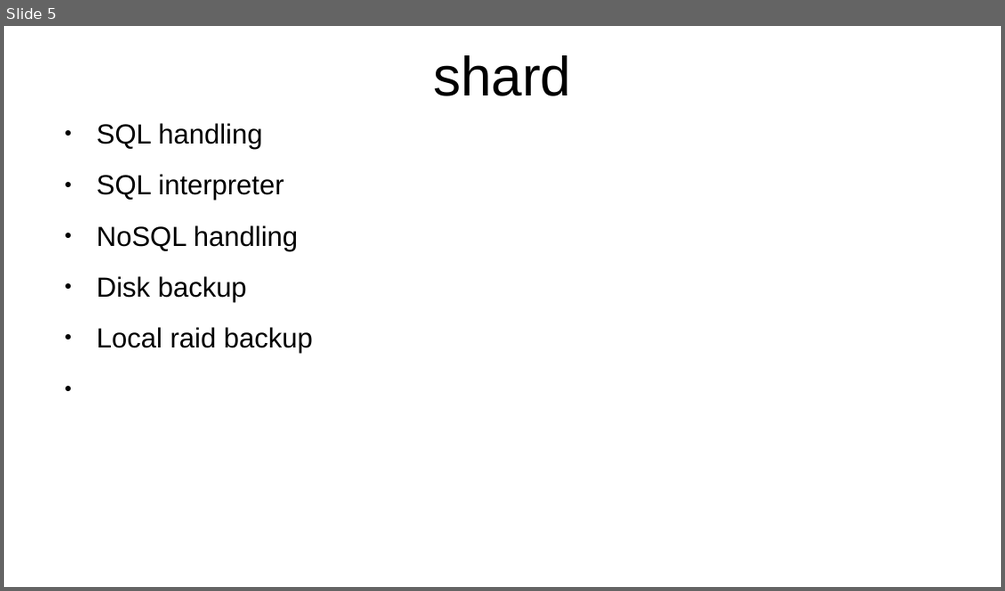
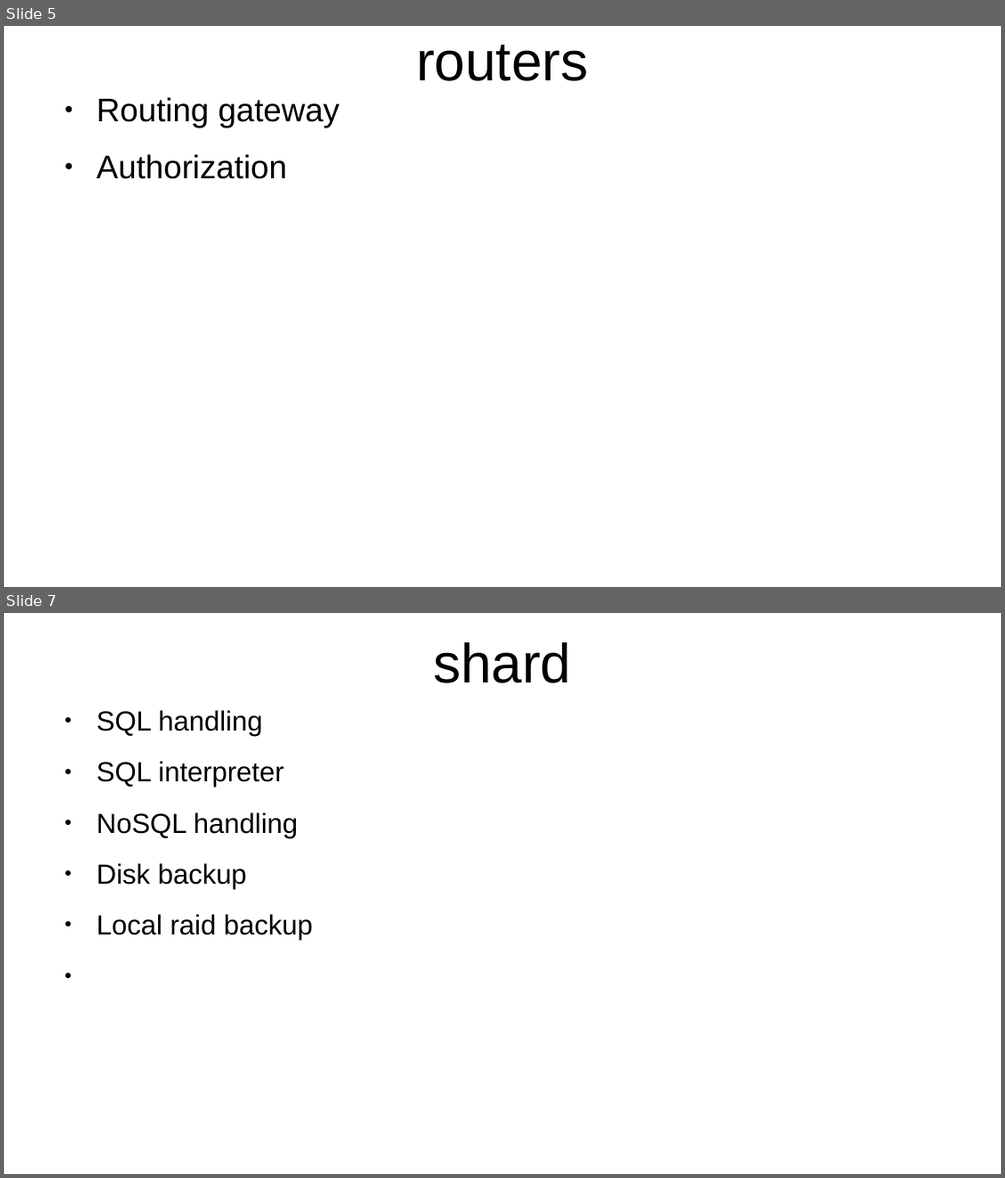
Before and after one commit to YC-Lammy/DejavuDB, a slide deck: doc/concept.odp. Shown one above the other, each under a label of ours: slide 5 before the commit, slides 5 and 7 after it; the slides between them are not shown. The pictures are 1005x591 and 1005x1178 pixels, drawn with LibreOffice and Linux fonts; fonts in the diff are those of the drawing. Boxes give left, top, right and bottom in pixels: in the first picture for what was removed or moved away, otherwise in the second. Text is boxed around its words. In the diff, an @@ line names an element or a change of style, - is before the commit and + after.

```diff
--- a/doc/concept.odp
+++ b/doc/concept.odp
@@ slide 5 added at [4,26,1001,587], background #FFFFFF @@
@@ title added at [416,45,588,81], 44 pt, text #000000 @@
+routers
@@ text added at [97,97,340,179], 26 pt, text #000000 @@
+● Routing gateway
+● Authorization
@@ what was slide 5 is now slide 7 @@
```
Also in this commit, not shown: 8 slides changed, 1 other slide added, 7 other files.
